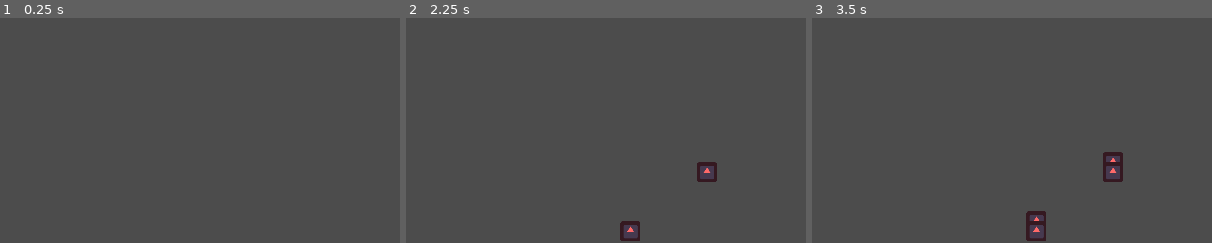
Above: before the commit, frames 1-3 (left to right).
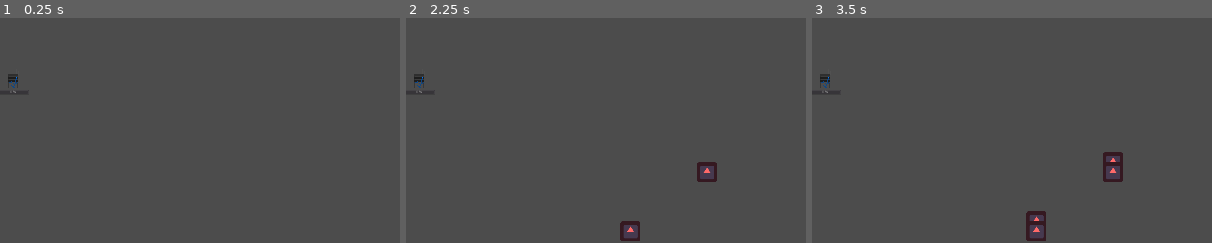
Above: after the commit, the same moments.

Repository: henriiquecampos/global-game-jam-2018
Game: Godot game, scene res://levels/test_level/test_level.tscn
Same seed, same stepped clock (60 frames per second), same inputs: the game is played once before the commit and once after it. The project has no main scene, so this scene is started directly. The engine's default icon, where the game draws it, is replaced by a stand-in: a white triangle on a blue panel in a dark square.
Inputs:
- Up to frame 1 (0.25 s): no input
- Up to frame 2 (2.25 s): tap Enter at 0.5 s; tap Space at 1.25 s
- Up to frame 3 (3.5 s): tap Enter at 2.75 s
The pictures show only the part of the screen within x 24-74%, y 13-63%; the shares and areas given below are measured in that part.

The runs differ from the first frame. In frame 1, less than 0.1% of the frame differs, in the area x 2-5%, y 24-34%; in frame 2, less than 0.1%; in frame 3, less than 0.1%.
Error after the commit: Parse Error: The identifier "NONE" isn't declared in the current scope. (res://objects/router/router.gd:7)

Commit message:
added router

Diff:
--- a/source/levels/test_level/test_level.tscn
+++ b/source/levels/test_level/test_level.tscn
@@ -1,9 +1,10 @@
-[gd_scene load_steps=5 format=2]
+[gd_scene load_steps=6 format=2]
 
 [ext_resource path="res://actors/player/player.tscn" type="PackedScene" id=1]
 [ext_resource path="res://objects/spawner/spawner.tscn" type="PackedScene" id=2]
+[ext_resource path="res://objects/router/router.tscn" type="PackedScene" id=3]
 
-[sub_resource type="GDScript" id=2]
+[sub_resource type="GDScript" id=1]
 
 script/source = "extends Node2D
 var limits = Vector2()
@@ -25,12 +26,12 @@
 func _ready():
 	print(get_viewport().size)"
 
-[node name="TestLevel" type="YSort" index="0" groups=[
+[node name="TestLevel" type="YSort" groups=[
 "level",
 ]]
 
 sort_enabled = true
-script = SubResource( 2 )
+script = SubResource( 1 )
 
 [node name="Camera2D" type="Camera2D" parent="." index="0"]
 
@@ -94,3 +95,8 @@
 min_spawn_time = 15.0
 max_spawn_time = 30.0
 max_amount = 3
+
+[node name="Router" parent="." index="7" instance=ExtResource( 3 )]
+
+position = Vector2( 646.848, 378.793 )
+charging_time = 2.0
--- /dev/null
+++ b/source/objects/router/router.gd
@@ -0,0 +1,32 @@
+extends StaticBody2D
+
+enum states {IDLE, CHARGE}
+enum players {NONE, P1, P2}
+
+var state = 0 setget set_state, get_state
+var player = NONE setget set_player, get_player
+export(float) var charging_time = 2.0
+
+signal captured
+
+func set_state(value):
+	state = CHARGE
+	$Sprite.play("charging")
+	$CaptureTime.start()
+	yield($CaptureTime, "timeout")
+	$Sprite.play("idle")
+	emit_signal("captured")
+	state = IDLE
+	$Tween.interpolate_method($ProgressBar, "set_value", $ProgressBar.get_value(), 100, charging_time, $Tween.TRANS_SINE, $Tween.EASE_IN_OUT)
+	$Tween.start()
+
+func get_state():
+	return(state)
+
+func set_player(value):
+	if get_state() != CHARGE:
+		player = value
+		set_state(CHARGE)
+
+func get_player():
+	return(player)
--- /dev/null
+++ b/source/objects/router/router.tscn
@@ -0,0 +1,118 @@
+[gd_scene load_steps=9 format=2]
+
+[ext_resource path="res://objects/router/router.gd" type="Script" id=1]
+[ext_resource path="res://objects/router/Router3.png" type="Texture" id=2]
+[ext_resource path="res://objects/router/Router4.png" type="Texture" id=3]
+[ext_resource path="res://objects/router/Router1.png" type="Texture" id=4]
+[ext_resource path="res://objects/router/Router2.png" type="Texture" id=5]
+
+[sub_resource type="RectangleShape2D" id=1]
+
+custom_solver_bias = 0.0
+extents = Vector2( 16, 15 )
+
+[sub_resource type="CircleShape2D" id=2]
+
+custom_solver_bias = 0.0
+radius = 75.0
+
+[sub_resource type="SpriteFrames" id=3]
+
+animations = [ {
+"frames": [ ExtResource( 2 ), ExtResource( 3 ) ],
+"loop": true,
+"name": "charging",
+"speed": 4.0
+}, {
+"frames": [ ExtResource( 4 ), ExtResource( 5 ) ],
+"loop": true,
+"name": "idle",
+"speed": 4.0
+} ]
+
+[node name="Router" type="StaticBody2D" index="0"]
+
+position = Vector2( 222, 92 )
+input_pickable = false
+collision_layer = 1
+collision_mask = 1
+constant_linear_velocity = Vector2( 0, 0 )
+constant_angular_velocity = 0.0
+friction = 1.0
+bounce = 0.0
+script = ExtResource( 1 )
+charging_time = 9.726
+
+[node name="Shape" type="CollisionShape2D" parent="." index="0"]
+
+position = Vector2( 0, 18 )
+shape = SubResource( 1 )
+
+[node name="Range" type="Area2D" parent="." index="1"]
+
+input_pickable = true
+gravity_vec = Vector2( 0, 1 )
+gravity = 98.0
+linear_damp = 0.1
+angular_damp = 1.0
+audio_bus_override = false
+audio_bus_name = "Master"
+
+[node name="Shape" type="CollisionShape2D" parent="Range" index="0"]
+
+shape = SubResource( 2 )
+
+[node name="Sprite" type="AnimatedSprite" parent="." index="2"]
+
+frames = SubResource( 3 )
+animation = "idle"
+playing = true
+
+[node name="CaptureTime" type="Timer" parent="." index="3"]
+
+process_mode = 1
+wait_time = 4.0
+one_shot = false
+autostart = false
+
+[node name="Timer" type="Timer" parent="." index="4"]
+
+process_mode = 1
+wait_time = 1.0
+one_shot = true
+autostart = true
+
+[node name="ProgressBar" type="ProgressBar" parent="." index="5"]
+
+anchor_left = 0.0
+anchor_top = 0.0
+anchor_right = 0.0
+anchor_bottom = 0.0
+margin_left = -51.0
+margin_top = 36.0
+margin_right = 52.0
+margin_bottom = 52.0
+rect_pivot_offset = Vector2( 0, 0 )
+mouse_filter = 0
+mouse_default_cursor_shape = 0
+size_flags_horizontal = 1
+size_flags_vertical = 0
+min_value = 0.0
+max_value = 100.0
+step = 1.0
+page = 0.0
+value = 0.0
+exp_edit = false
+rounded = false
+percent_visible = true
+
+[node name="Tween" type="Tween" parent="." index="6"]
+
+repeat = false
+playback_process_mode = 1
+playback_speed = 1.0
+playback/active = false
+playback/repeat = false
+playback/speed = 1.0
+
+[connection signal="timeout" from="Timer" to="." method="set_player" binds= [ 1 ]]
Not shown: 2 places in source/levels/test_level/test_level.tscn that only renumber resources
Binary file added: source/objects/router/Router1.png
Not shown, added: source/objects/router/Router1.png.import
Binary file added: source/objects/router/Router2.png
Not shown, added: source/objects/router/Router2.png.import
Binary file added: source/objects/router/Router3.png
Not shown, added: source/objects/router/Router3.png.import
Binary file added: source/objects/router/Router4.png
Not shown, added: source/objects/router/Router4.png.import
